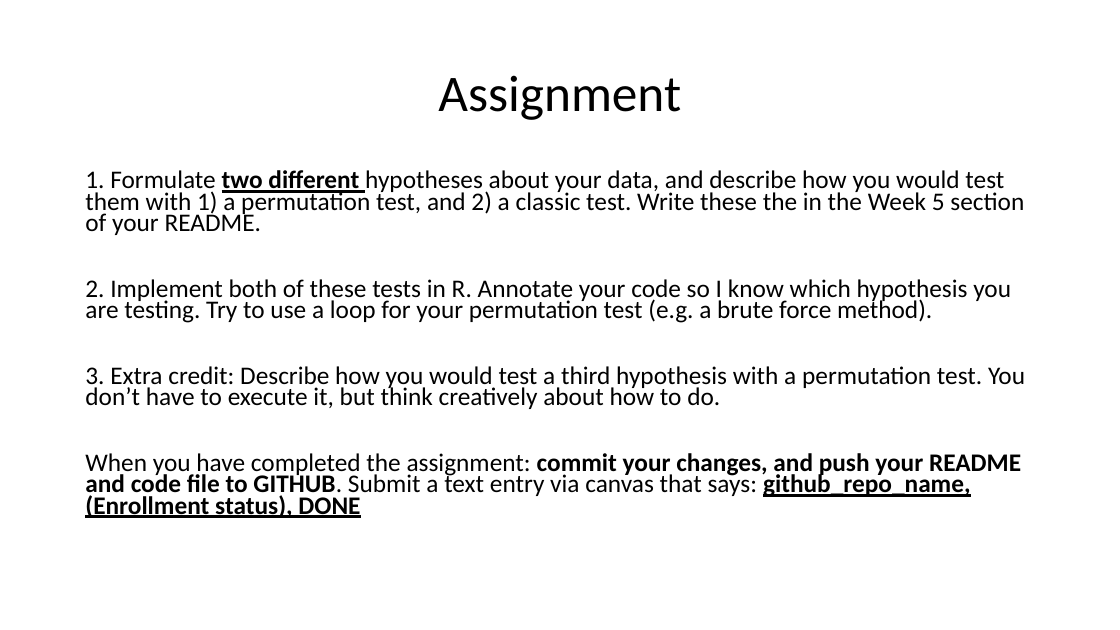
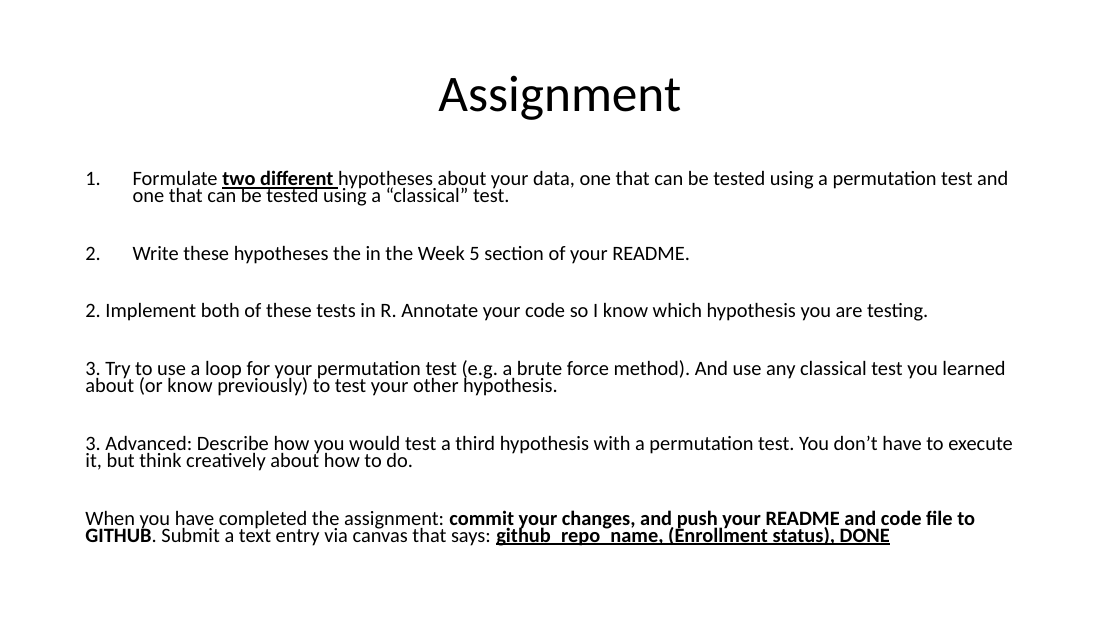
Before and after one commit to VTQuantMethodsEEB/klangwig, a slide deck: slide 34 of lectures/le_5_tests.pptx (slide 42 before the commit). Drawn at 1120x630 pixels with LibreOffice and Linux fonts; fonts in the diff are those of the drawing. Boxes give left, top, right and bottom in pixels: in the first picture for what was removed or moved away, otherwise in the second. Text is boxed around its words. In the diff, an @@ line names an element or a change of style, - is before the commit and + after.

Commit message:
sending week 5 updates to github

```diff
--- a/lectures/le_5_tests.pptx
+++ b/lectures/le_5_tests.pptx
@@ text at <box>85,170,1012,471</box>: text changed; size 21.7 to 17.5 pt @@
-1. Formulate two different hypotheses about your data, and describe how you would test them with 1) a permutation test, and 2) a classic test. Write these the in the Week 5 section of your README.
-2. Implement both of these tests in R. Annotate your code so I know which hypothesis you are testing. Try to use a loop for your permutation test (e.g. a brute force method).
-3. Extra credit: Describe how you would test a third hypothesis with a permutation test. You don’t have to execute it, but think creatively about how to do.
+1. Formulate two different hypotheses about your data, one that can be tested using a permutation test and one that can be tested using a “classical” test.
+2. Write these hypotheses the in the Week 5 section of your README.
+2. Implement both of these tests in R. Annotate your code so I know which hypothesis you are testing.
+3. Try to use a loop for your permutation test (e.g. a brute force method). And use any classical test you learned about (or know previously) to test your other hypothesis.
+3. Advanced: Describe how you would test a third hypothesis with a permutation test. You don’t have to execute it, but think creatively about how to do.
@@ text at <box>85,510,975,546</box>: size 21.7 to 17.5 pt in "When you have completed the assignment: commit ..." @@
```
Also in this commit, not shown: 2 other slides changed, 1 slide added, 9 slides removed, 3 other files.
